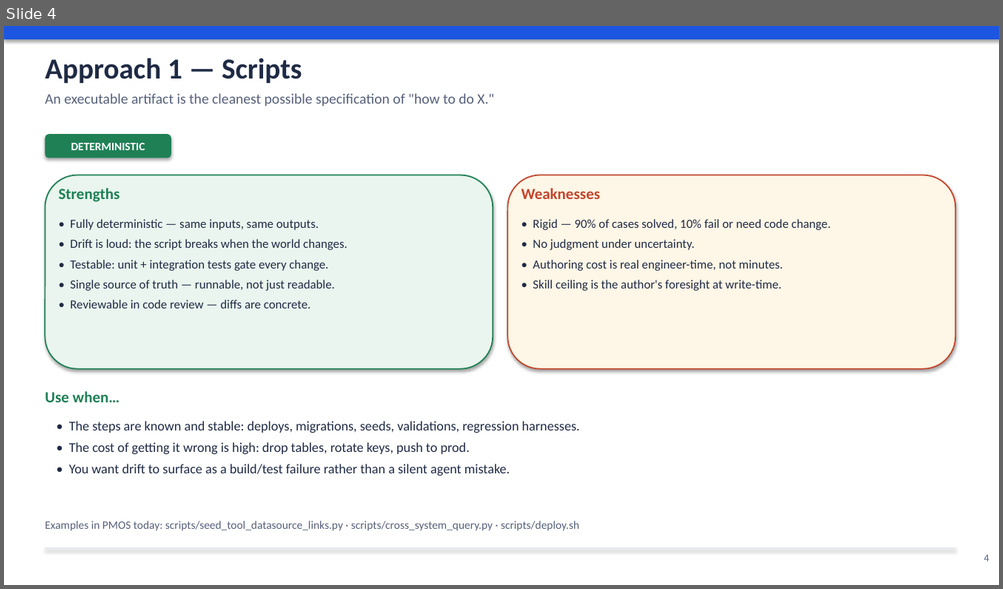
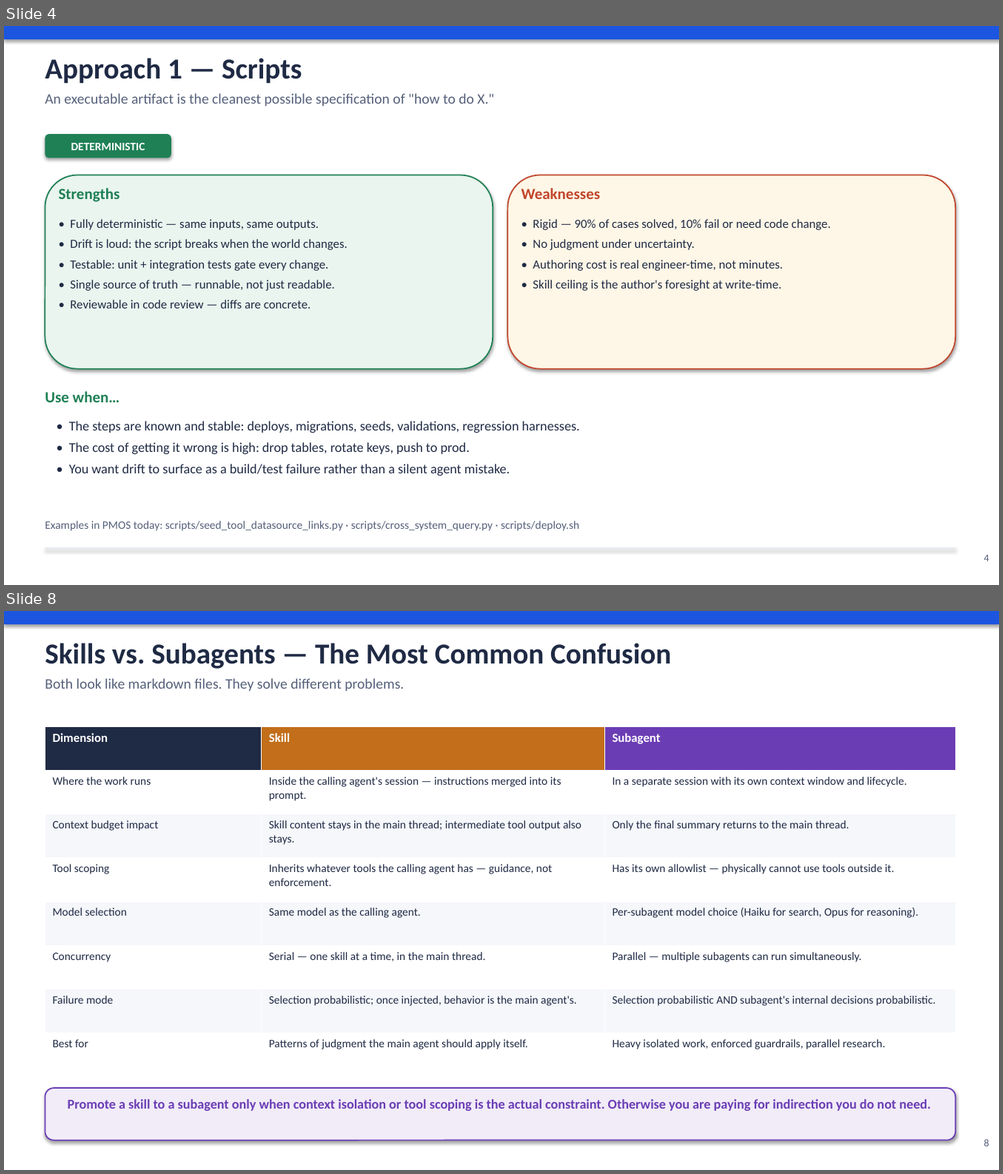
Before and after one commit to kreonakrish/pmos, a slide deck: docs/agent_knowledge_strategy.pptx. Shown one above the other, each under a label of ours: slide 4 before the commit, slides 4 and 8 after it; the slides between them are not shown. The pictures are 1003x589 and 1003x1174 pixels, drawn with LibreOffice and Linux fonts; fonts in the diff are those of the drawing. Boxes give left, top, right and bottom in pixels: in the first picture for what was removed or moved away, otherwise in the second. Text is boxed around its words. In the diff, an @@ line names an element or a change of style, - is before the commit and + after.

```diff
--- a/docs/agent_knowledge_strategy.pptx
+++ b/docs/agent_knowledge_strategy.pptx
@@ slide 8 added at box(4, 611, 999, 1170), background #FFFFFF @@
@@ rectangle added at box(4, 611, 999, 624), fill #1B55E0 @@
@@ text added at box(45, 643, 671, 669), 28 pt, text #1F2A44, bold @@
+Skills vs. Subagents — The Most Common Confusion
@@ text added at box(45, 678, 404, 691), 14 pt, text #55607A @@
+Both look like markdown files. They solve different problems.
@@ table added at box(45, 726, 956, 1077), 8 rows, 3 columns @@
+Dimension | Skill | Subagent
+Where the work runs | Inside the calling agent's session — instructions merged into its prompt. | In a separate session with its own context window and lifecycle.
+Context budget impact | Skill content stays in the main thread; intermediate tool output also stays. | Only the final summary returns to the main thread.
+Tool scoping | Inherits whatever tools the calling agent has — guidance, not enforcement. | Has its own allowlist — physically cannot use tools outside it.
+Model selection | Same model as the calling agent. | Per-subagent model choice (Haiku for search, Opus for reasoning).
+Concurrency | Serial — one skill at a time, in the main thread. | Parallel — multiple subagents can run simultaneously.
+Failure mode | Selection probabilistic; once injected, behavior is the main agent's. | Selection probabilistic AND subagent's internal decisions probabilistic.
+Best for | Patterns of judgment the main agent should apply itself. | Heavy isolated work, enforced guardrails, parallel research.
@@ rounded rectangle added at box(45, 1088, 956, 1141), fill #F1ECF8, outline #6B3DB5 1.25 pt @@
@@ text added at box(68, 1099, 930, 1111), 13 pt, text #6B3DB5, bold @@
+Promote a skill to a subagent only when context isolation or tool scoping is the actual constraint. Otherwise you are paying for indirection you do not need.
@@ rectangle added at box(45, 1133, 956, 1135), fill #E3E7EF @@
@@ text added at box(984, 1139, 989, 1147), 10 pt, text #55607A @@
+8
```
Also in this commit, not shown: 10 slides changed, 1 other slide added, 1 other file.
